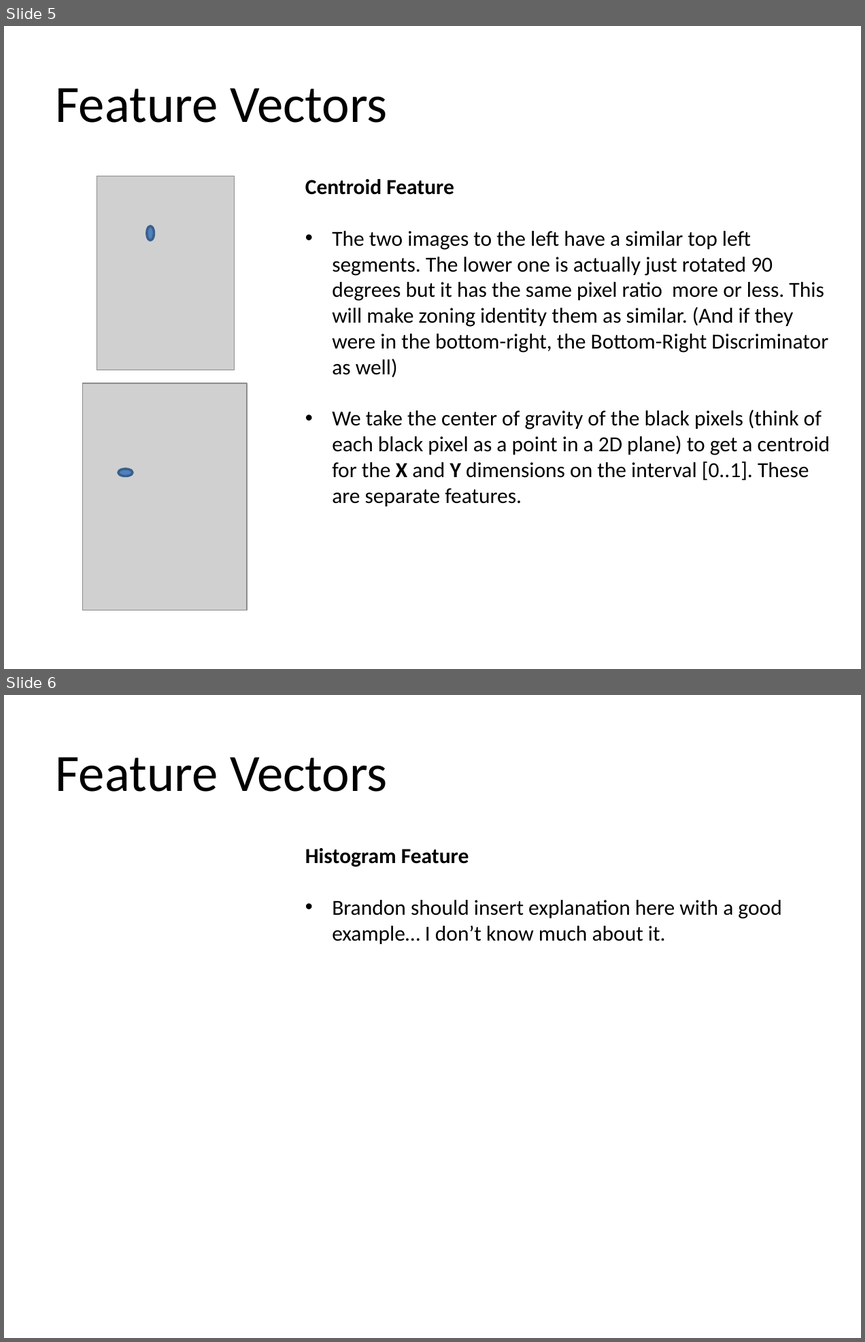
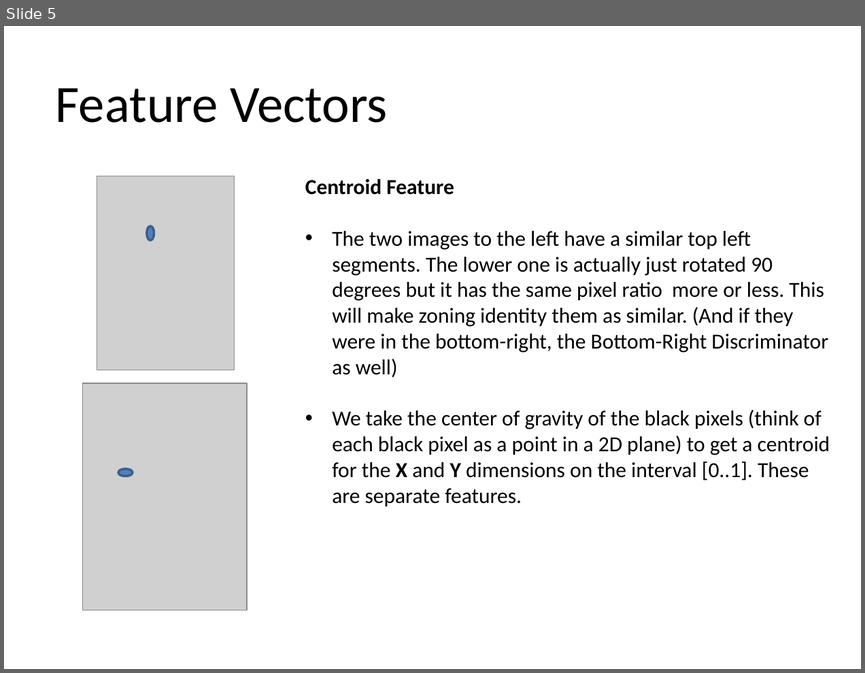
Before and after one commit to hilts-vaughan/cp467, a slide deck: Mean Vector Clustering w.pptx. Shown one above the other, each under a label of ours: slides 5 and 6 before the commit, slide 5 after it. The pictures are 865x1342 and 865x673 pixels, drawn with LibreOffice and Linux fonts; fonts in the diff are those of the drawing; grey boxes stand for pictures. Boxes give left, top, right and bottom in pixels: in the first picture for what was removed or moved away, otherwise in the second. Text is boxed around its words. In the diff, an @@ line names an element or a change of style, - is before the commit and + after.

Commit message:
Powerpoint histogram

```diff
--- a/Mean Vector Clustering w.pptx
+++ b/Mean Vector Clustering w.pptx
@@ slide 6 removed at [4,695,861,1338], background #FFFFFF @@
@@ title removed at [56,757,388,792] @@
-Feature Vectors
@@ text removed at [305,848,781,944] @@
-Histogram Feature
-• Brandon should insert explanation here with a good example… I don’t know much about it.
```
Also in this commit, not shown: 2 slides changed, 1 slide added.
